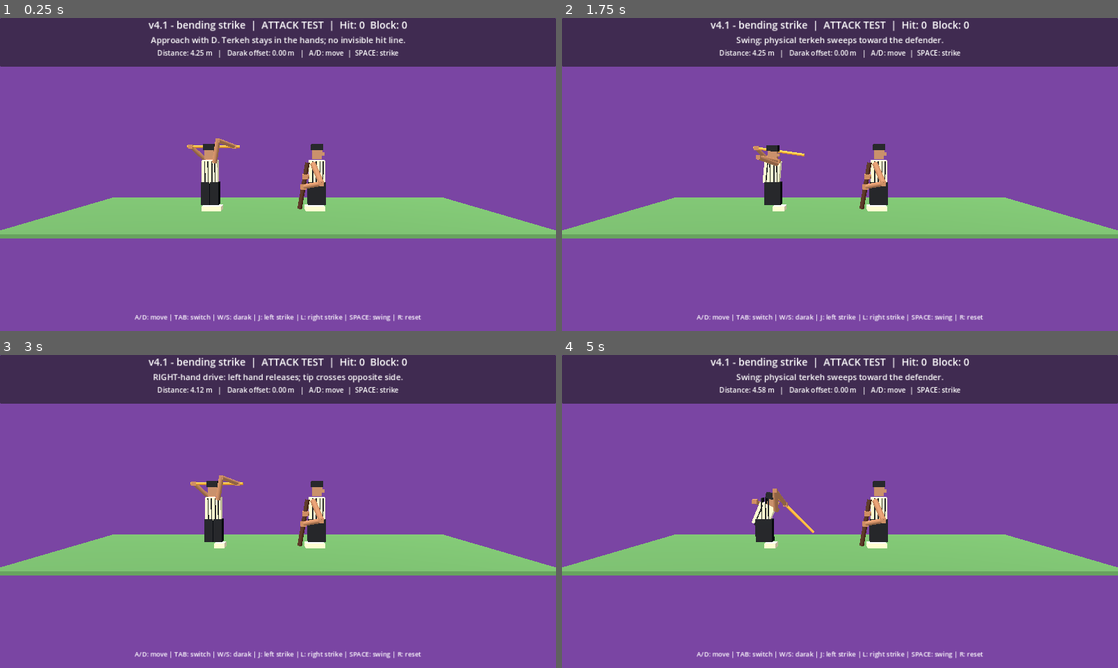
Above: before the commit, frames 1-4 (two rows, left to right).
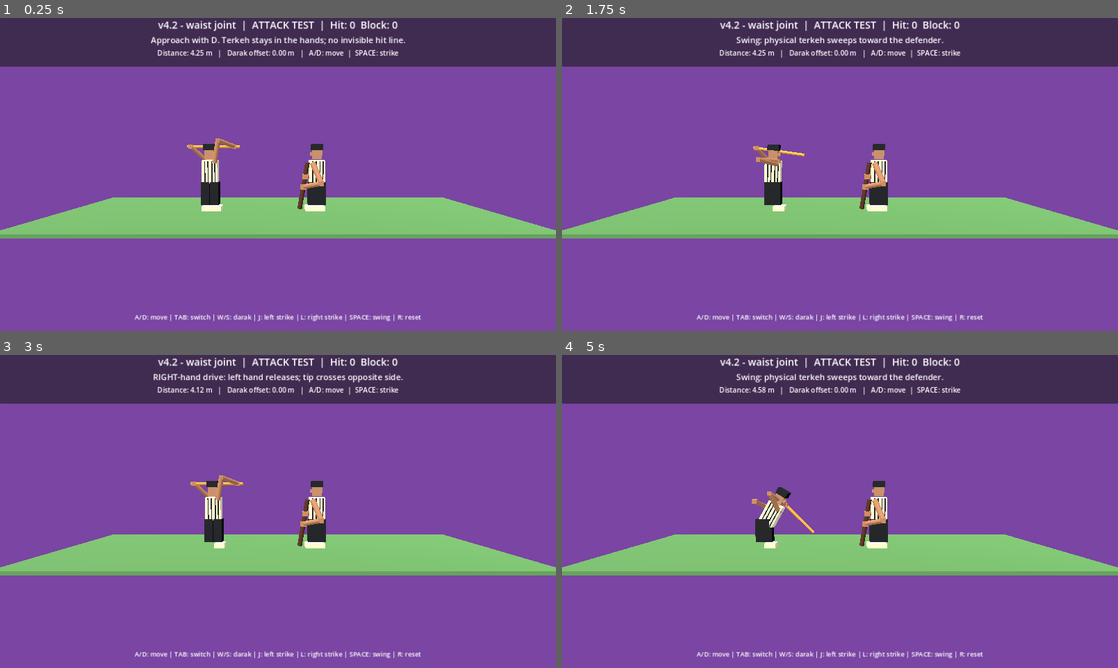
Above: after the commit, the same moments.

Repository: vahidainima-prog/tarke-darak-game
Game: Godot game, scene res://main.tscn
Two runs of this game, one before a commit and one after it. Both use one fixed random seed, a clock stepped at 60 frames per second and the inputs below.
Inputs:
- Up to frame 1 (0.25 s): no input
- Up to frame 2 (1.75 s): tap Enter at 0.5 s; hold D 0.53-1.28 s; tap Tab at 0.6 s; tap Space at 0.77, 1.52 s; hold S from 1.28 s (still down); tap R at 1.35 s
- Up to frame 3 (3 s): release S at 2.03 s; hold D 2.03-2.78 s; tap J at 2.1 s; hold W from 2.78 s (still down); tap L at 2.85 s
- Up to frame 4 (5 s): tap Space at 3.02, 3.77, 4.52 s; release W at 3.53 s; hold A from 3.53 s (still down); tap Tab at 3.6 s; tap R at 4.35 s

The runs differ from the first frame. In frame 1, 0.7% of the frame differs, in the area x 26-74%, y 0-44%; in frame 2, 0.9%; in frame 3, 0.7%; in frame 4, 1.1%, in the area x 26-74%, y 0-56%.

Commit message:
Create waist pivot hierarchy so chogha head and torso bend together

Diff:
--- a/tarke_darak_godot_v2/main.gd
+++ b/tarke_darak_godot_v2/main.gd
@@ -2,7 +2,7 @@
 
 # Godot 4.x — visual mechanics test. Side camera looks along -Z.
 # Feint depth: negative Z is BEHIND the attacker; positive Z is IN FRONT.
-const BUILD_LABEL := "v4.1 - bending strike"
+const BUILD_LABEL := "v4.2 - waist joint"
 const DEF_X := 1.55
 const MIN_X := -4.7
 const MAX_X := 0.35
@@ -135,15 +135,20 @@
  var cloth := Color(0.86, 0.81, 0.66)
  var black := Color(0.065, 0.07, 0.085)
  var skin := Color(0.65, 0.45, 0.32)
- block(root, "Chogha", Vector3(0.62, 0.90, 0.38), Vector3(0, 1.57, 0), cloth)
+ # Waist pivot: torso, chogha, stripes and head share a single transform.
+ var waist := Node3D.new()
+ waist.name = "WaistJoint"
+ root.add_child(waist)
+ waist.position = Vector3(0, 1.14, 0)
+ block(waist, "Chogha", Vector3(0.62, 0.90, 0.38), Vector3(0, 0.43, 0), cloth)
  for off in [-0.18, -0.05, 0.10, 0.22]:
-  block(root, "Stripe", Vector3(0.043, 0.85, 0.39), Vector3(off, 1.57, 0), black)
+  block(waist, "Stripe", Vector3(0.043, 0.85, 0.39), Vector3(off, 0.43, 0), black)
  for side in [-1.0, 1.0]:
   block(root, "Debit trousers", Vector3(0.33, 0.91, 0.43), Vector3(side * 0.18, 0.70, 0), black)
   block(root, "Giveh", Vector3(0.40, 0.18, 0.52), Vector3(side * 0.18 + (0.08 if face_right else -0.08), 0.12, 0.09), cloth)
- block(root, "Head", Vector3(0.36, 0.38, 0.37), Vector3(0, 2.26, 0), skin)
- block(root, "Hat", Vector3(0.44, 0.23, 0.44), Vector3(0, 2.54, 0), black)
- block(root, "Nose-facing", Vector3(0.12, 0.11, 0.15), Vector3(0.22 if face_right else -0.22, 2.27, 0.06), skin)
+ block(waist, "Head", Vector3(0.36, 0.38, 0.37), Vector3(0, 1.12, 0), skin)
+ block(waist, "Hat", Vector3(0.44, 0.23, 0.44), Vector3(0, 1.40, 0), black)
+ block(waist, "Nose-facing", Vector3(0.12, 0.11, 0.15), Vector3(0.22 if face_right else -0.22, 1.13, 0.06), skin)
  return root
 
 func _ready() -> void:
@@ -326,16 +331,11 @@
    var step := sin(phase + (0.0 if side < 0.0 else PI))
    n.position.x = base_x + 0.19 * stride * step + facing * 0.08 * accent
    n.position.y = (0.12 if n.name.begins_with("Giveh") else 0.70) + 0.08 * stride * maxf(0.0, step)
-  elif n.name == "Chogha" or n.name.begins_with("Stripe"):
-   n.rotation.z = -facing * (0.035 * stride * sin(phase) + 0.10 * accent + lean)
-   n.position.x = (0.0 if n.name == "Chogha" else n.position.x)
-   n.position.y = 1.57 - 0.25 * bend
-  elif n.name == "Head" or n.name == "Hat" or n.name == "Nose-facing":
-   var head_x := 0.22 if n.name == "Nose-facing" else 0.0
-   var head_y := 2.27 if n.name == "Nose-facing" else (2.54 if n.name == "Hat" else 2.26)
-   n.position.x = head_x + facing * 0.34 * bend
-   n.position.y = head_y - 0.48 * bend
-   n.rotation.z = -facing * 0.23 * bend
+  elif n.name == "WaistJoint":
+   # One anatomical hinge carries clothing, head and shoulders together.
+   n.rotation.z = -facing * (0.05 * stride * sin(phase) + 0.53 * bend)
+   n.rotation.y = float(strike_side) * 0.16 * bend if facing > 0.0 else 0.0
+   n.position = Vector3(facing * 0.10 * bend, 1.14 - 0.15 * bend, 0.0)
 
 func update_visuals() -> void:
  attacker.position.x = attack_x
@@ -348,7 +348,7 @@
  animate_footwork(attacker, attack_step_phase, attack_x - last_attack_x, pose, 1.0)
  animate_footwork(defender, defend_step_phase, defender_x - last_defender_x, 0.0, -1.0)
  var bend_amount := smoothstep(0.12, 0.82, pose)
- var shoulder_shift := Vector3(0.31 * bend_amount, -0.42 * bend_amount, 0.0)
+ var shoulder_shift := Vector3(0.45 * bend_amount, -0.50 * bend_amount, 0.0)
  var ends := strike_ends(pose)
  var a := ends[0]
  var b := ends[1]
